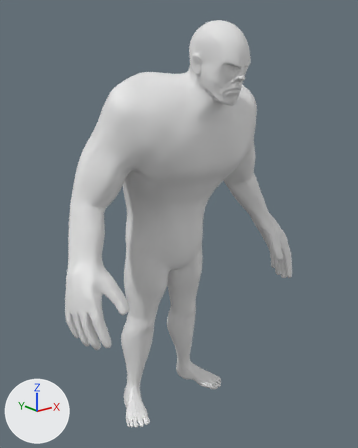
Before and after pictures for a commit that changed the Blender file GameJam_01/Assets/models/playermodel.blend.
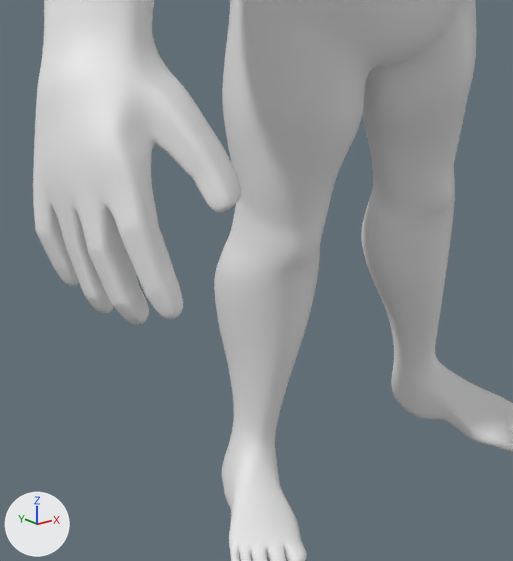
There are two pictures of each version: one whole from a camera (50 mm lens) standing at (-8.09, -10.69, 9.85) and looking at (-0.07, -0.67, 5.84), one close up on the part from 15% to 60% of the width and 56% to 95% of the height. Lighting does not change. The marker at lower left points along +X, +Y and +Z.

The scene before the commit, as lines of its bpy script (objects in view):
```python
me_cube_000 = bpy.data.meshes.new('Cube.000')
me_cube_000.from_pydata(...)  # 153 vertices, 158 faces; spans x -0.92..0.92, y -0.12..0.12, z -0.03..8.11
me_cube_000.polygons.foreach_set('use_smooth', [True] * 158)
me_player = bpy.data.meshes.new('player')
me_player.from_pydata(...)  # 2339 vertices, 2370 faces; spans x -3.69..3.69, y -2.86..1.14, z 0.01..10.92
me_player.polygons.foreach_set('use_smooth', [True] * 2370)
ob_body = bpy.data.objects.new('body', me_player)
ob_body.location = (0.0, 0.0, 0.0)
_m = ob_body.modifiers.new('Subsurf', 'SUBSURF')
ob_sword = bpy.data.objects.new('sword', me_cube_000)
ob_sword.location = (0.0, 0.0, 0.0)
_m = ob_sword.modifiers.new('Subsurf', 'SUBSURF')
ob_sword.hide_viewport = True
```
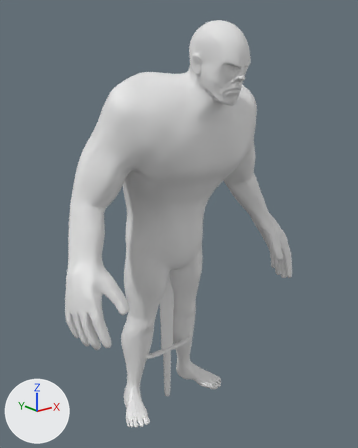
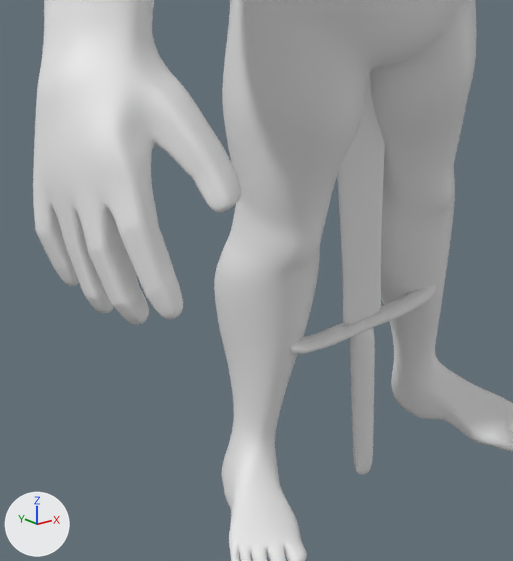
The change, as a list of edits to the scene's bpy script:
```text
Change ob_sword:
    remove ob_sword.hide_viewport = True
```

Location of each change, (x1, y1, x2, y2) in pixels of the close-ups (513 x 561 px):
'sword', shown
    after: (289, 72, 436, 475)
